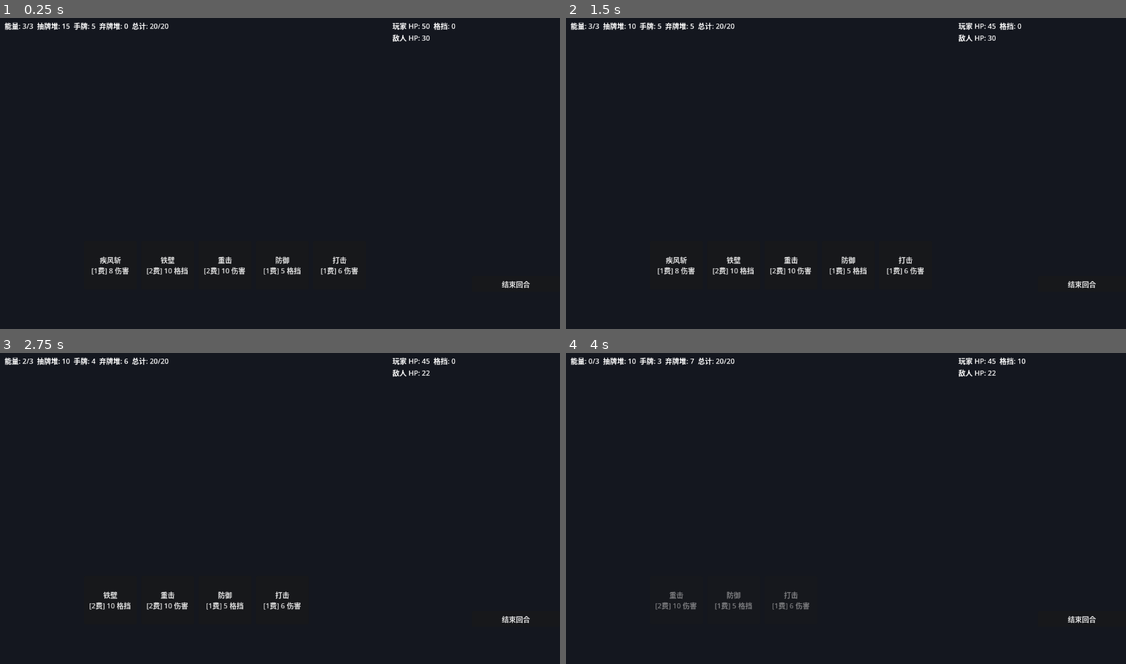
Above: before the commit, frames 1-4 (two rows, left to right).
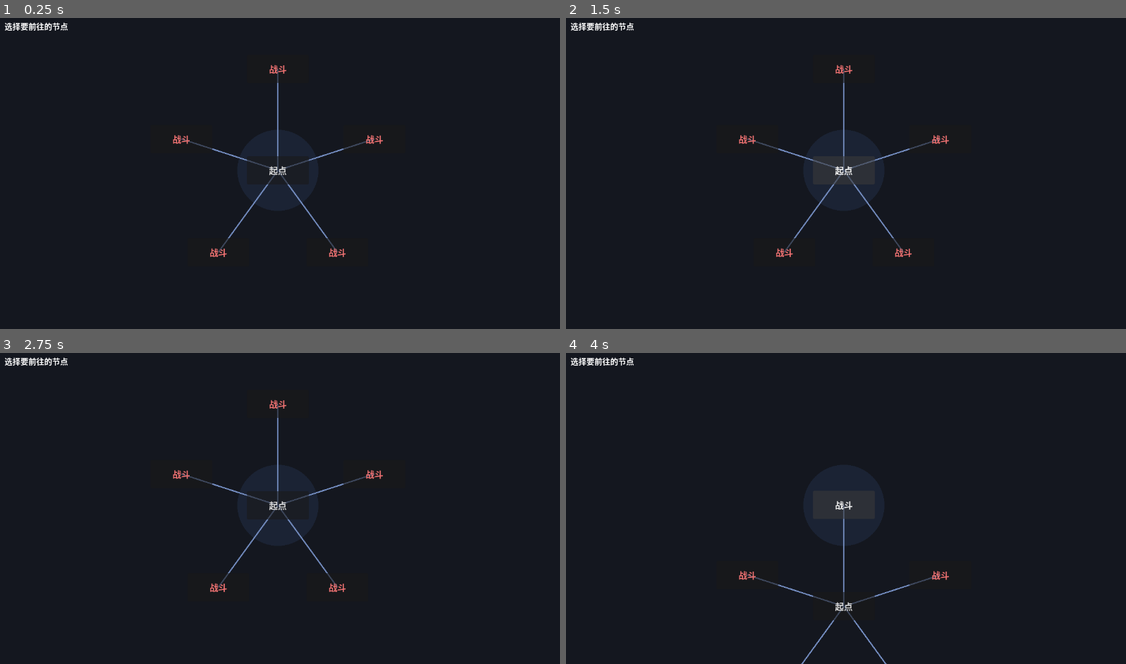
Above: after the commit, the same moments.

Repository: td1ql/godward
Game: Godot game, scene res://scenes/map.tscn
The game is run twice, just before and just after one commit, with the same random seed, the same clock (stepped at 60 frames per second) and the same inputs. Before the commit the project starts from res://scenes/main.tscn.
Inputs (mouse positions are in pixels of both pictures, inside the frame that each line leads up to):
- Up to frame 1 (0.25 s): no input
- Up to frame 2 (1.5 s): click (1081, 285) at 0.5 s, where only the run before the commit has a clickable "结束回合"; click (846, 170) at 1.25 s, where only the run after the commit has a clickable "起点"
- Up to frame 3 (2.75 s): click (112, 598) at 2 s, where only the run before the commit has a clickable "疾风斩 [1费] 8 伤害"
- Up to frame 4 (4 s): click (678, 598) at 2.75 s, where only the run before the commit has a clickable "铁壁 [2费] 10 格挡"; click (846, 402) at 3.5 s, where only the run after the commit has a clickable "战斗"

The runs differ from the first frame. In frame 1, 2.1% of the frame differs, in the area x 0-95%, y 1-87%; in frame 2, 3.0%; in frame 3, 2.0%; in frame 4, 2.5%.

Commit message:
feat: 地图与战斗场景衔接（GameState 单例、战斗节点进入、胜利返回地图）

Diff:
--- a/project.godot
+++ b/project.godot
@@ -12,8 +12,12 @@
 
 config/name="Slay the Tower"
 config/description="Slay the Tower - tower defense roguelike"
-run/main_scene="res://scenes/main.tscn"
+run/main_scene="uid://dxt5cmh30nmp2"
 config/features=PackedStringArray("4.7", "GL Compatibility")
+
+[autoload]
+
+GameState="*res://scripts/game_state.gd"
 
 [display]
 
--- a/scripts/battle_demo.gd
+++ b/scripts/battle_demo.gd
@@ -30,6 +30,7 @@
 @onready var end_turn_button: Button = $EndTurnButton
 
 func _ready() -> void:
+	player_hp = GameState.player_hp
 	var card_ids := ["打击", "防御", "重击", "铁壁", "疾风斩"]
 	for i in range(TOTAL_CARDS):
 		draw_pile.append(card_ids[i % card_ids.size()])
@@ -102,8 +103,16 @@
 	_update_ui()
 
 func _check_game_over() -> void:
-	if enemy_hp <= 0 or player_hp <= 0:
+	if enemy_hp <= 0:
 		game_over = true
+		GameState.player_hp = max(1, player_hp)
+		await get_tree().create_timer(1.2).timeout
+		get_tree().change_scene_to_file("res://scenes/map.tscn")
+	elif player_hp <= 0:
+		game_over = true
+		await get_tree().create_timer(1.5).timeout
+		GameState.player_hp = GameState.player_max_hp
+		get_tree().reload_current_scene()
 
 func _update_ui() -> void:
 	var total := draw_pile.size() + hand.size() + discard_pile.size()
--- /dev/null
+++ b/scripts/game_state.gd
@@ -0,0 +1,7 @@
+extends Node
+
+var player_hp: int = 50
+var player_max_hp: int = 50
+var current_node_id: int = 0
+var map_nodes: Dictionary = {}
+var map_generated: bool = false
--- a/scripts/map.gd
+++ b/scripts/map.gd
@@ -32,11 +32,22 @@
 	hint.add_theme_font_size_override("font_size", 18)
 	hint.text = "选择要前往的节点"
 	add_child(hint)
-	_generate_map()
+
+	if not GameState.map_generated:
+		_generate_map()
+		GameState.map_nodes = nodes
+		GameState.map_generated = true
+		GameState.current_node_id = 0
+	else:
+		nodes = GameState.map_nodes
+
+	current_id = GameState.current_node_id
 	_rebuild_view()
+
 func _process(_delta: float) -> void:
 	if is_moving:
 		queue_redraw()
+
 func _generate_map() -> void:
 	nodes.clear()
 	next_id = 1
@@ -122,14 +133,12 @@
 	var dest_local := CENTER + Vector2(cos(angle), sin(angle)) * RADIUS
 	pan_target = CENTER - dest_local
 
-	# 第一阶段：整张地图平移，把选中节点送到中心（玩家不动）
 	var tw := create_tween()
 	tw.set_trans(Tween.TRANS_SINE).set_ease(Tween.EASE_IN_OUT)
 	tw.tween_method(_set_pan, 0.0, 1.0, PAN_TIME)
 	tw.finished.connect(_after_pan.bind(id))
 
 func _after_pan(id: int) -> void:
-	# 第二阶段：除选中节点外，其他节点淡出
 	var tw := create_tween().set_parallel(true)
 	for other_id in node_buttons.keys():
 		if other_id == id:
@@ -138,17 +147,16 @@
 	tw.finished.connect(_after_fade_out.bind(id))
 
 func _after_fade_out(id: int) -> void:
-	# 清掉旧节点，只保留被选中的那个作为新中心
 	for other_id in node_buttons.keys():
 		if other_id == id:
 			continue
 		var b: Button = node_buttons[other_id]
 		b.visible = false
-		queue_redraw()
 		b.queue_free()
 
 	var center_btn: Button = node_buttons[id]
 	current_id = id
+	GameState.current_node_id = id
 	center_btn.position = CENTER - NODE_SIZE / 2.0
 	center_btn.modulate.a = 1.0
 
@@ -159,7 +167,11 @@
 	map_offset = Vector2.ZERO
 	pan_target = Vector2.ZERO
 
-	# 第三阶段：新子节点从透明淡入
+	var t: String = nodes[id]["type"]
+	if t == "battle" or t == "elite" or t == "boss":
+		get_tree().change_scene_to_file("res://scenes/main.tscn")
+		return
+
 	var kids: Array = nodes[current_id]["children"]
 	var n := kids.size()
 	var tw := create_tween().set_parallel(true)
@@ -170,6 +182,7 @@
 		child_btn.modulate.a = 0.0
 		tw.tween_property(child_btn, "modulate:a", 1.0, FADE_TIME)
 	tw.finished.connect(_after_fade_in)
+	queue_redraw()
 
 func _after_fade_in() -> void:
 	is_moving = false
@@ -177,7 +190,6 @@
 func _draw() -> void:
 	if not nodes.has(current_id):
 		return
-	# 玩家固定标记
 	draw_circle(CENTER, 92, Color(0.35, 0.55, 0.95, 0.10))
 	var from_pos: Vector2 = CENTER + map_offset
 	var kids: Array = nodes[current_id]["children"]
Not shown, added: scripts/game_state.gd.uid
